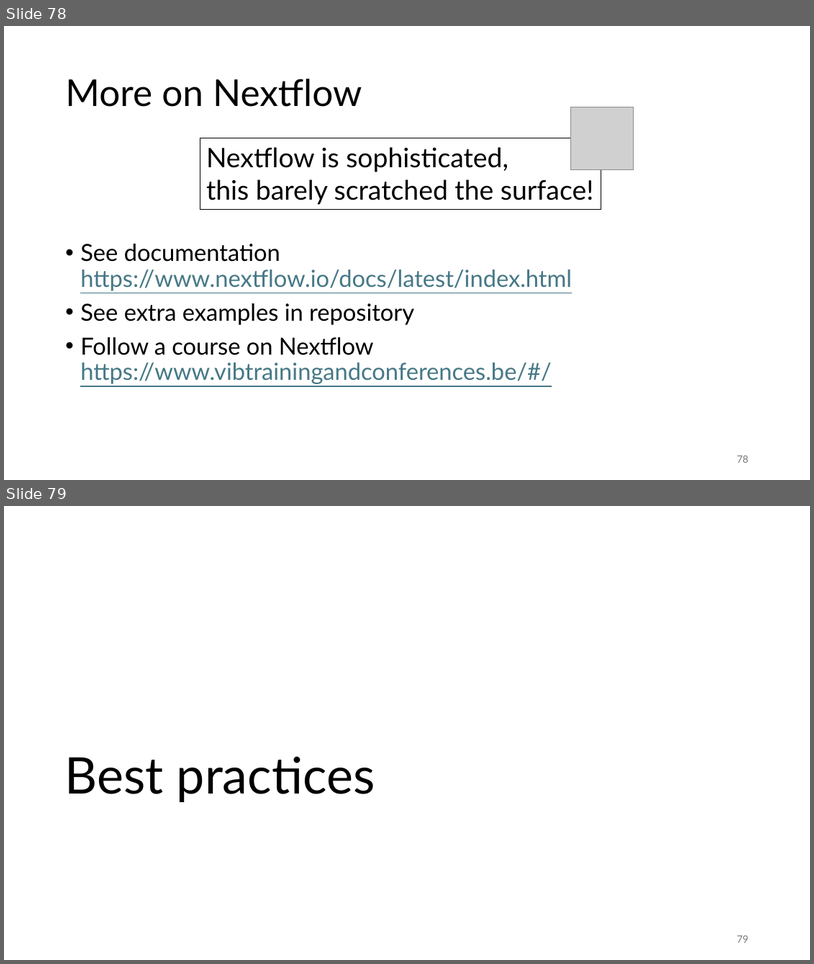
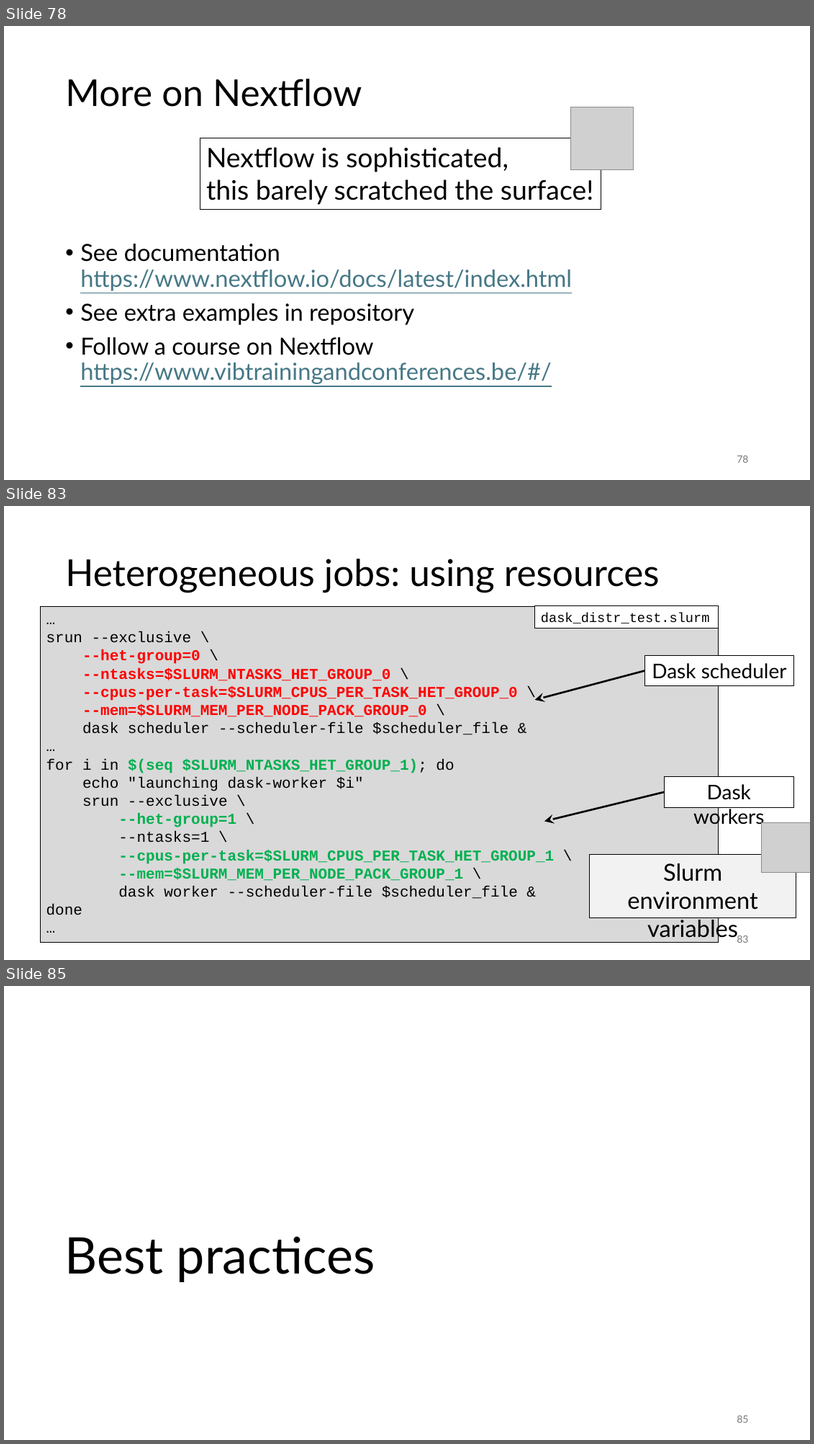
Before and after one commit to gjbex/Workflows-for-HPC, a slide deck: workflow_for_HPC.pptx. Shown one above the other, each under a label of ours: slides 78 and 79 before the commit, slides 78, 83 and 85 after it; the slides between them are not shown. The pictures are 814x964 and 814x1444 pixels, drawn with LibreOffice and Linux fonts; fonts in the diff are those of the drawing; grey boxes stand for pictures. Boxes give left, top, right and bottom in pixels: in the first picture for what was removed or moved away, otherwise in the second. Text is boxed around its words. In the diff, an @@ line names an element or a change of style, - is before the commit and + after.

Commit message:
Add section on heterogeneous jobs

```diff
--- a/workflow_for_HPC.pptx
+++ b/workflow_for_HPC.pptx
@@ slide 83 added at box(4, 506, 810, 960), background #FFFFFF @@
@@ title added at box(65, 559, 660, 592), 44 pt, text #000000 @@
+Heterogeneous jobs: using resources
@@ rectangle added at box(40, 606, 719, 942), fill #D9D9D9, outline #000000 0.75 pt, 18 pt, text #000000, bold @@
+…
+srun --exclusive \
+--het-group=0 \
+--ntasks=$SLURM_NTASKS_HET_GROUP_0 \
+--cpus-per-task=$SLURM_CPUS_PER_TASK_HET_GROUP_0 \
+--mem=$SLURM_MEM_PER_NODE_PACK_GROUP_0 \
+dask scheduler --scheduler-file $scheduler_file &
+…
+for i in $(seq $SLURM_NTASKS_HET_GROUP_1); do
+echo "launching dask-worker $i"
+srun --exclusive \
+--het-group=1 \
+--ntasks=1 \
+--cpus-per-task=$SLURM_CPUS_PER_TASK_HET_GROUP_1 \
+--mem=$SLURM_MEM_PER_NODE_PACK_GROUP_1 \
+dask worker --scheduler-file $scheduler_file &
+done
+…
@@ rectangle added at box(535, 606, 719, 628), fill #FFFFFF, outline #000000 0.75 pt, 16 pt, text #000000 @@
+dask_distr_test.slurm
@@ rectangle added at box(646, 656, 794, 686), fill #FFFFFF, outline #000000 0.75 pt, 24 pt, text #000000 @@
+Dask scheduler
@@ arrow added from (646, 671) to (535, 700), #000000 2.25 pt @@
@@ rectangle added at box(665, 777, 795, 807), fill #FFFFFF, outline #000000 0.75 pt, 24 pt, text #000000 @@
+Dask workers
@@ arrow added from (665, 792) to (545, 821), #000000 2.25 pt @@
@@ picture added at box(762, 822, 810, 872) @@
@@ rectangle added at box(589, 854, 797, 917), fill #F2F2F2, outline #000000 0.75 pt, 28 pt, text #000000 @@
+Slurm environment
+variables
@@ page number added at box(737, 933, 748, 942), 12 pt, text #797979 @@
+83
@@ what was slide 79 is now slide 85 @@
@@ page number at box(737, 1415, 748, 1422): text changed @@
-79
+85
```
Also in this commit, not shown: 5 other slides added.
